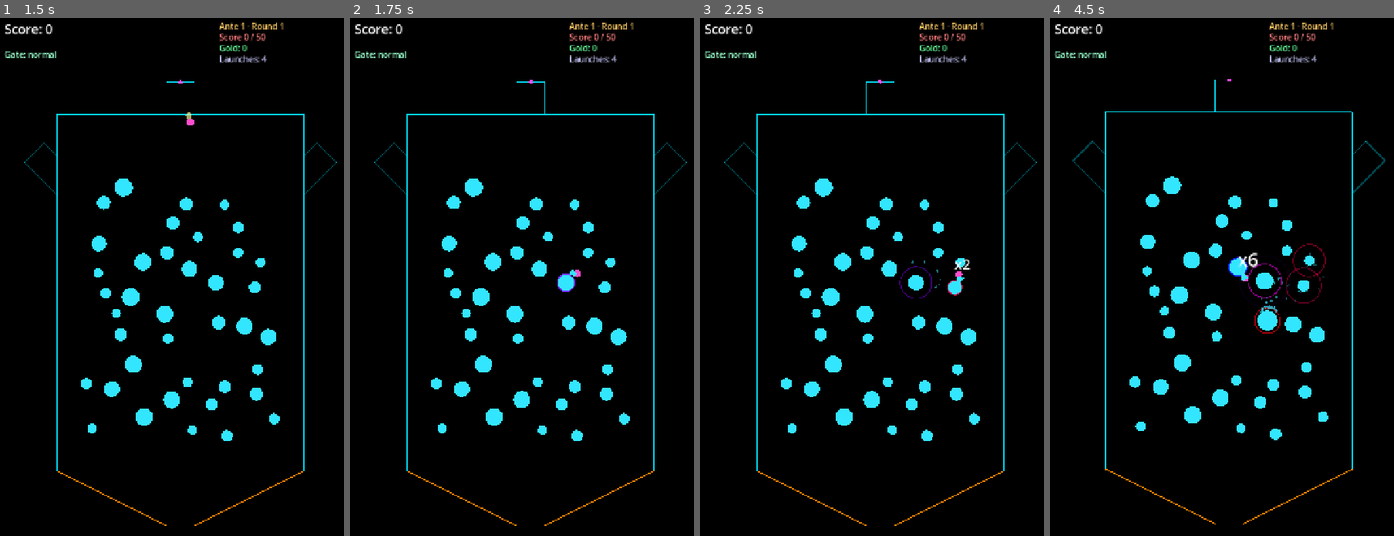
Above: before the commit, frames 1-4 (left to right).
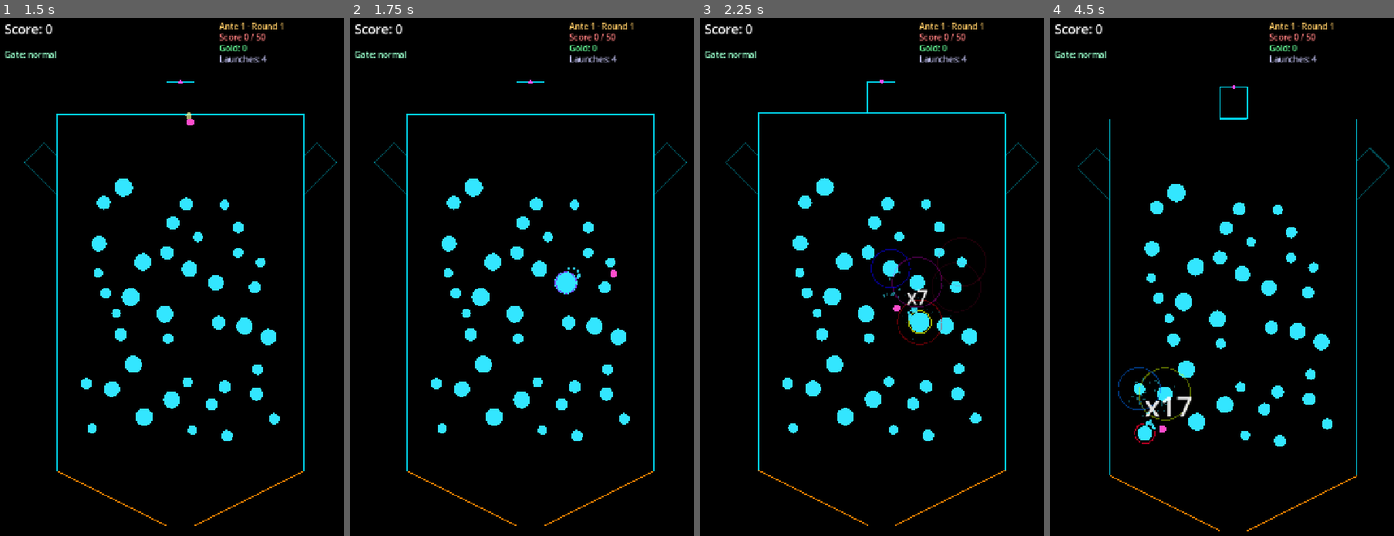
Above: after the commit, the same moments.

Repository: GencyZ/NeonPinball
Game: Godot game, scene res://scenes/main_menu.tscn
Two runs of this game, one before a commit and one after it. Both use one fixed random seed, a clock stepped at 60 frames per second and the inputs below.
Inputs (mouse positions are in pixels of both pictures, inside the frame that each line leads up to):
- Up to frame 1 (1.5 s): click "Start Run" at 0.5 s; tap Enter at 1.25 s; move the mouse to (261, 287) at 1.27 s; hold D from 1.28 s (still down); hold Shift from 1.28 s (still down); click (261, 287) at 1.42 s
- Up to frame 2 (1.75 s): keep holding D; keep holding Shift; tap Space at 1.52 s
- Up to frame 3 (2.25 s): release D at 2 s; release Shift at 2 s; drag from (806, 349) to (861, 442) at 2.02 s
- Up to frame 4 (4.5 s): move the mouse to (1266, 183) at 2.77 s; hold D 2.78-3.5 s; tap Ctrl at 2.85 s; drag from (1211, 442) to (1118, 225) at 3.52 s; move the mouse to (1342, 411) at 4.27 s; hold A from 4.28 s (still down); tap Tab at 4.35 s

Frame 1 is identical in both runs. In frame 2, 0.2% of the frame differs, in the area x 25-89%, y 11-88%; in frame 3, 3.6%; in frame 4, 6.9%, in the area x 6-99%, y 11-100%.

Commit message:
fix: disable per-hit hit-stop (felt jarring), move to backlog
Per-hit hit-stop made rapid peg bounces stutter — the instant
time_scale 1.0->0.05->1.0 snap on every hit reads as jarring. Commented out
slowmo.request() in on_peg_hit_combo; kept hitstop_duration_for_combo curve
for a future smooth-recovery / key-moments-only revival. Hit feel now relies
on synth audio + shake + halo + combo counter. Final-launch slowmo unaffected.
Test flipped to assert no per-hit hit-stop. Backlog updated in design spec.

Co-Authored-By: Claude Sonnet 4.6 <noreply@anthropic.com>

Diff:
--- a/game/juice/juice_controller.gd
+++ b/game/juice/juice_controller.gd
@@ -31,11 +31,13 @@
 static func hitstop_duration_for_combo(n: int) -> float:
 	return minf(0.025 + 0.006 * float(n - 1), 0.090)
 
-# 连击感知的击中反馈：屏震/顿帧/粒子随 combo 放大。
+# 连击感知的击中反馈：屏震/粒子随 combo 放大。
+# 逐击顿帧暂时关闭——实机感觉太突兀（弹球高频连撞会连续卡顿）。
+# 保留 hitstop_duration_for_combo 曲线，方便以后改用"平滑恢复"或"只在关键时刻"再启用。
 func on_peg_hit_combo(pos: Vector2, color: Color, combo: int) -> void:
 	shake.add(shake_mag_for_combo(combo))
 	particles.emit(pos, color, 6 + mini(combo, 12))   # 6→18 粒子随 combo
-	slowmo.request(0.05, hitstop_duration_for_combo(combo))
+	#slowmo.request(0.05, hitstop_duration_for_combo(combo))   # 逐击顿帧（已禁用，见上方注释）
 
 func on_settle(pos: Vector2, score: float, is_final_launch: bool) -> void:
 	floaters.add(pos, "+%d" % int(score))
--- a/game/tests/test_juice_controller.gd
+++ b/game/tests/test_juice_controller.gd
@@ -84,11 +84,12 @@
 	b.on_peg_hit_combo(Vector2.ZERO, Color.RED, 8)
 	assert_gt(b.shake.trauma, a.shake.trauma, "连击越高屏震越强")
 
-func test_combo_hit_requests_hitstop() -> void:
+func test_combo_hit_no_hitstop() -> void:
+	# 逐击顿帧已禁用（实机太突兀）；普通击中不应改变时间缩放。
 	var jc := JuiceControllerScript.new()
 	jc.on_peg_hit_combo(Vector2.ZERO, Color.RED, 3)
 	jc.update(0.016)
-	assert_lt(jc.time_scale(), 1.0, "逐击产生顿帧（time_scale<1）")
+	assert_almost_eq(jc.time_scale(), 1.0, 1e-4, "逐击不再产生顿帧")
 
 func test_combo_hit_emits_particles() -> void:
 	var jc := JuiceControllerScript.new()
Not shown, changed: docs/superpowers/specs/2026-06-12-hit-feedback-juice-design.md
